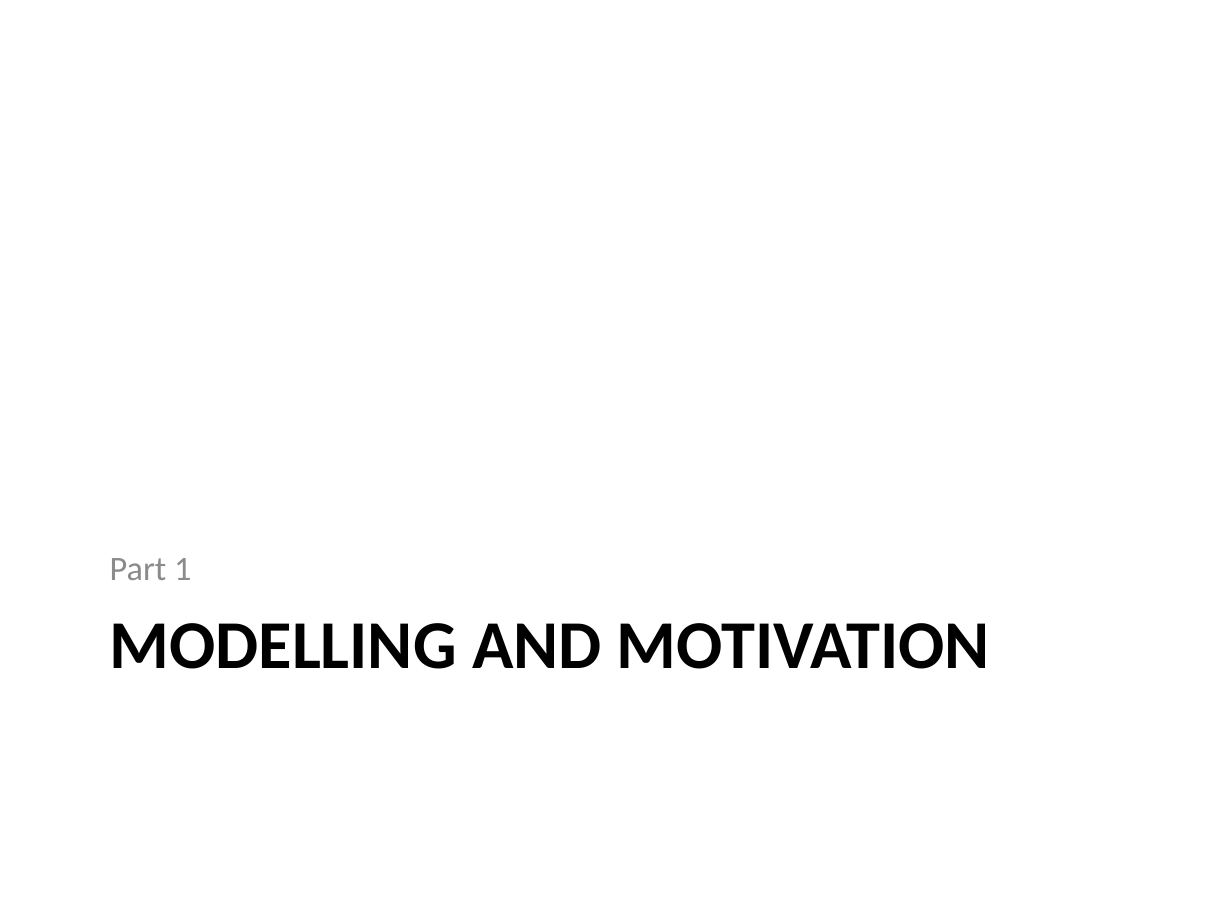
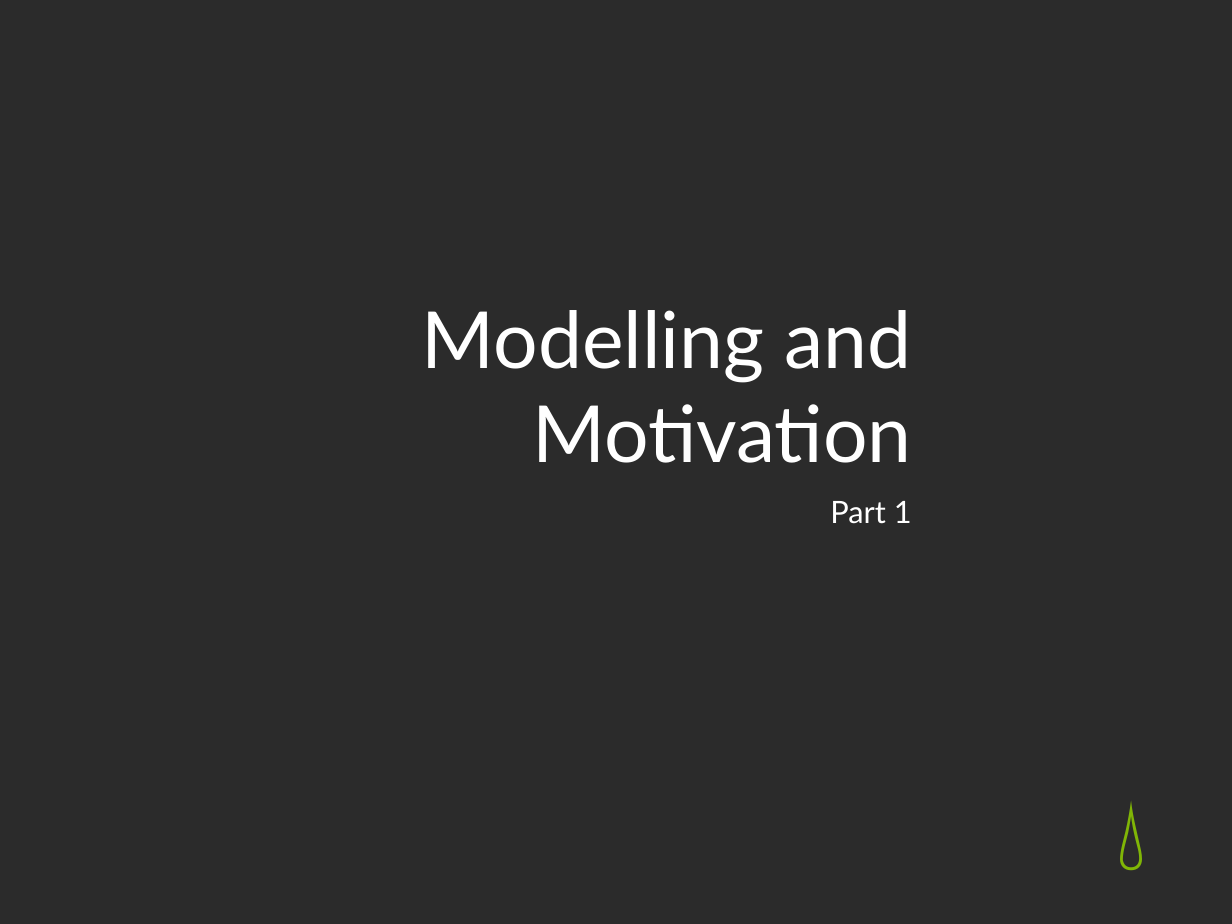
Before and after one commit to gian/defense, a slide deck: slide 3 of PhDDefense.pptx (slide 2 before the commit). Drawn at 1232x924 pixels with LibreOffice and Linux fonts; fonts in the diff are those of the drawing; background and template pictures are left out; a plain dark background stands for a picture behind light text. Boxes give left, top, right and bottom in pixels: in the first picture for what was removed or moved away, otherwise in the second. Text is boxed around its words. In the diff, an @@ line names an element or a change of style, - is before the commit and + after.

```diff
--- a/PhDDefense.pptx
+++ b/PhDDefense.pptx
@@ background #FFFFFF to picture (left out) @@
@@ title "Modelling and Motivation" at <box>422,310,912,463</box>: vertical alignment top to bottom @@
@@ title at <box>422,310,912,463</box>: text changed; size 40 to 46 pt; font Calibri to Lato; text colour #000000 to #FFFFFF; bold off @@
-MODELLING AND MOTIVATION
+Modelling and Motivation
@@ text "Part 1": place and size @@
-text "Part 1" at <box>110,558,191,580</box>
+text "Part 1" at <box>830,501,912,524</box>
@@ text "Part 1" at <box>830,501,912,524</box>: size 20 to 18 pt, font Calibri to Lato, text colour #8C8C8C to #FFFFFF; alignment left to right; less space between paragraphs; vertical alignment bottom to top @@
@@ text added at <box>1117,782,1167,873</box>, 44 pt, text #80B606 @@
+💧
```
Also in this commit, not shown: 52 other slides changed, 10 slides added, 1 slide removed.
